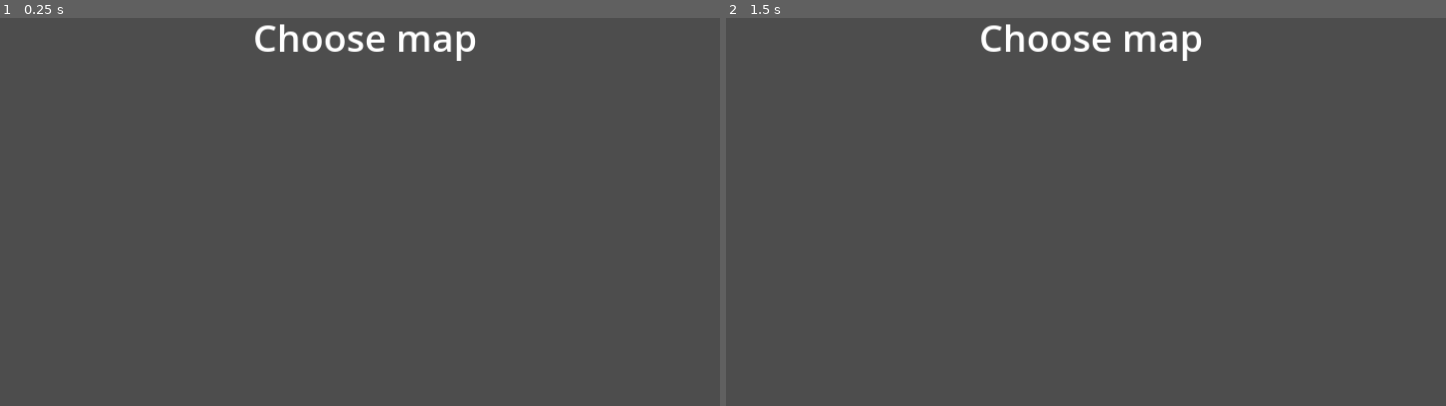
Above: before the commit, frames 1-2 (left to right).
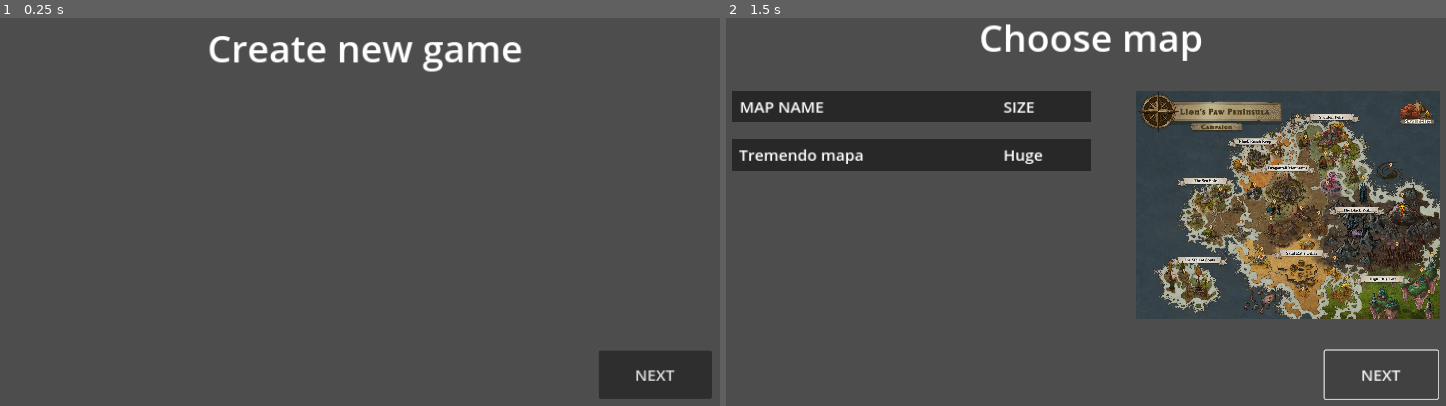
Above: after the commit, the same moments.

Repository: codemonsters/tag-of-war
Game: Godot game, scene res://screens/menu/create_game.tscn
Two runs of this game, one before a commit and one after it. Both use one fixed random seed, a clock stepped at 60 frames per second and the inputs below. This scene is started directly instead of the project's main scene.
Inputs (mouse positions are in pixels of both pictures, inside the frame that each line leads up to):
- Up to frame 1 (0.25 s): no input
- Up to frame 2 (1.5 s): click (1381, 374) at 0.5 s, where only the run after the commit has a clickable "NEXT"; click (1381, 374) at 1.25 s, where only the run after the commit has a clickable "NEXT"

The runs differ from the first frame. In frame 1, 3.8% of the frame differs, in the area x 29-99%, y 1-99%; in frame 2, 27%, in the area x 0-100%, y 18-99%.

Commit message:
Añade assets + progreso en crear partida

Diff:
--- a/cliente/src/screens/menu/create_game.gd
+++ b/cliente/src/screens/menu/create_game.gd
@@ -3,15 +3,15 @@
 
 # Called when the node enters the scene tree for the first time.
 func _ready() -> void:
-	var tree = Tree.new()
-	var root = tree.create_item()
-	tree.hide_root = true
-	var child1 = tree.create_item(root)
-	var child2 = tree.create_item(root)
-	var subchild1 = tree.create_item(child1)
-	subchild1.set_text(0, "Subchild1")
+	$CreateGame.visible = true
+	$ChooseMap.visible = false
 
 
 # Called every frame. 'delta' is the elapsed time since the previous frame.
 func _process(delta: float) -> void:
 	pass
+
+
+func _on_button_pressed() -> void:
+	$CreateGame.visible = false
+	$ChooseMap.visible = true
--- a/cliente/src/screens/menu/create_game.tscn
+++ b/cliente/src/screens/menu/create_game.tscn
@@ -1,6 +1,7 @@
-[gd_scene load_steps=2 format=3 uid="uid://d00hun8subt3l"]
+[gd_scene load_steps=3 format=3 uid="uid://d00hun8subt3l"]
 
 [ext_resource type="Script" path="res://screens/menu/create_game.gd" id="1_skxpg"]
+[ext_resource type="Texture2D" uid="uid://djidx5o7vdn1v" path="res://assets/test_map_image.webp" id="2_3i8gr"]
 
 [node name="CreateGameScene" type="Control"]
 layout_mode = 3
@@ -32,6 +33,110 @@
 theme_override_font_sizes/font_size = 60
 text = "Choose map"
 
+[node name="MapImage" type="TextureRect" parent="ChooseMap"]
+layout_mode = 0
+offset_left = 712.0
+offset_top = 177.0
+offset_right = 1202.0
+offset_bottom = 542.0
+texture = ExtResource("2_3i8gr")
+expand_mode = 1
+stretch_mode = 4
+
+[node name="Header" type="ColorRect" parent="ChooseMap"]
+layout_mode = 1
+anchors_preset = -1
+anchor_left = 0.05
+anchor_top = 0.246
+anchor_right = 0.5
+anchor_bottom = 0.317
+offset_left = 0.639999
+offset_top = -0.12001
+offset_right = -0.160034
+offset_bottom = -0.240005
+grow_horizontal = 2
+color = Color(0, 0, 0, 0.470588)
+
+[node name="MapName" type="Label" parent="ChooseMap/Header"]
+clip_contents = true
+layout_mode = 1
+anchors_preset = -1
+anchor_left = 0.02
+anchor_right = 0.02
+offset_right = 137.0
+offset_bottom = 51.0
+theme_override_font_sizes/font_size = 25
+text = "MAP NAME"
+horizontal_alignment = 1
+vertical_alignment = 1
+clip_text = true
+
+[node name="Size" type="Label" parent="ChooseMap/Header"]
+layout_mode = 1
+anchors_preset = -1
+anchor_left = 0.756
+anchor_top = 0.157
+anchor_right = 0.843
+anchor_bottom = 0.843
+offset_left = 0.148804
+offset_top = -0.00699997
+offset_right = 0.106415
+offset_bottom = 0.00699615
+grow_horizontal = 2
+grow_vertical = 2
+theme_override_font_sizes/font_size = 25
+text = "SIZE"
+horizontal_alignment = 1
+vertical_alignment = 1
+
+[node name="Map1" type="ColorRect" parent="ChooseMap"]
+layout_mode = 1
+anchors_preset = -1
+anchor_left = 0.05
+anchor_top = 0.246
+anchor_right = 0.5
+anchor_bottom = 0.317
+offset_left = 0.639999
+offset_top = 76.88
+offset_right = -0.160034
+offset_bottom = 76.76
+grow_horizontal = 2
+color = Color(0, 0, 0, 0.470588)
+
+[node name="MapName" type="Label" parent="ChooseMap/Map1"]
+clip_contents = true
+custom_minimum_size = Vector2(342, 51)
+layout_mode = 1
+anchors_preset = -1
+anchor_left = 0.02
+anchor_right = 0.02
+offset_left = 0.496001
+offset_right = 342.496
+offset_bottom = 51.0
+theme_override_font_sizes/font_size = 25
+text = "Tremendo mapa"
+vertical_alignment = 1
+clip_text = true
+
+[node name="Size" type="Label" parent="ChooseMap/Map1"]
+custom_minimum_size = Vector2(106, 35)
+layout_mode = 1
+anchors_preset = -1
+anchor_left = 0.756
+anchor_top = 0.157
+anchor_right = 0.843
+anchor_bottom = 0.843
+offset_left = 0.148804
+offset_top = -0.00699997
+offset_right = 56.1064
+offset_bottom = 0.00699615
+grow_horizontal = 2
+grow_vertical = 2
+theme_override_font_sizes/font_size = 25
+text = "Huge"
+vertical_alignment = 1
+clip_text = true
+
 [node name="CreateGame" type="Control" parent="."]
 visible = false
 layout_mode = 1
@@ -45,11 +150,31 @@
 layout_mode = 1
 anchors_preset = -1
 anchor_left = 0.5
+anchor_top = 0.15
 anchor_right = 0.5
+anchor_bottom = 0.15
 offset_left = -252.0
-offset_top = 50.0
+offset_top = -41.44
 offset_right = 252.0
-offset_bottom = 133.0
+offset_bottom = 41.56
 grow_horizontal = 2
 theme_override_font_sizes/font_size = 60
 text = "Create new game"
+
+[node name="Button" type="Button" parent="."]
+layout_mode = 1
+anchors_preset = -1
+anchor_left = 0.863
+anchor_top = 0.877
+anchor_right = 0.863
+anchor_bottom = 0.877
+offset_left = -90.64
+offset_top = -38.44
+offset_right = 90.36
+offset_bottom = 38.56
+grow_horizontal = 0
+grow_vertical = 0
+theme_override_font_sizes/font_size = 25
+text = "NEXT"
+
+[connection signal="pressed" from="Button" to="." method="_on_button_pressed"]
Binary file added: cliente/src/assets/test_map_image.webp
Not shown, added: cliente/src/assets/test_map_image.webp.import
